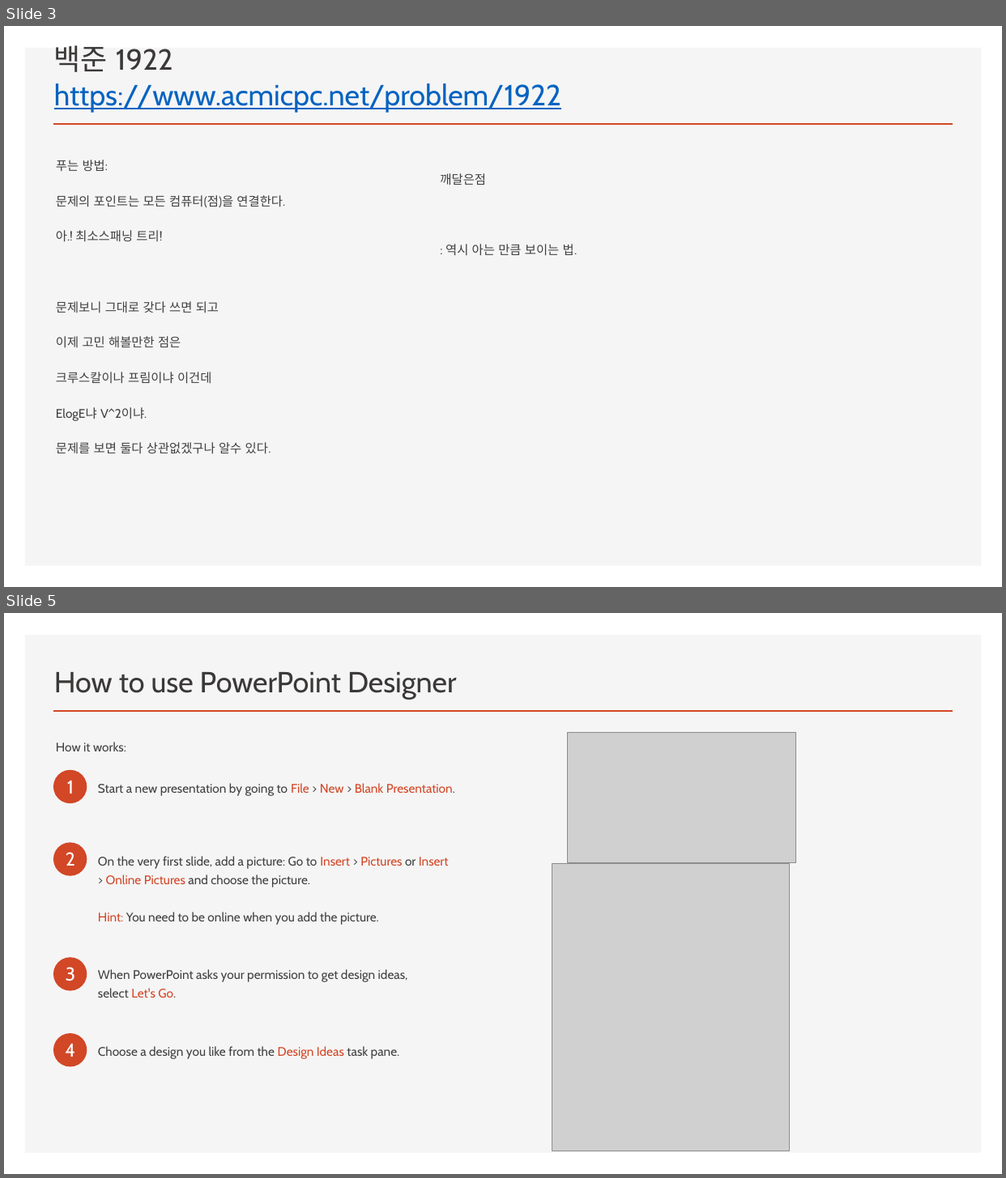
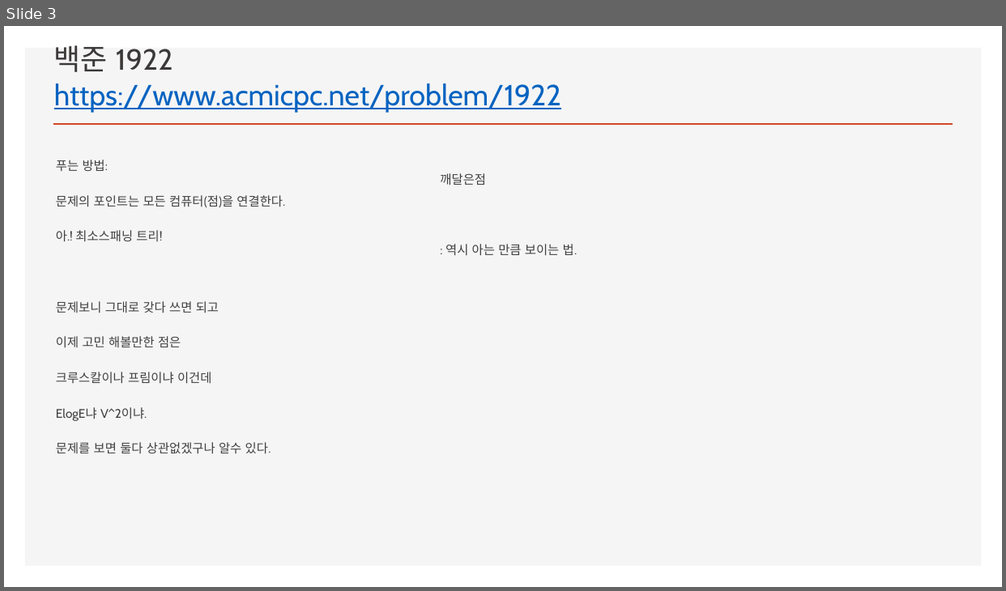
Before and after one commit to ckdgus0505/ACM, a slide deck: PPT 발표자료/이동석 2019년 8월 24일 알고스 문제풀이.pptx. Shown one above the other, each under a label of ours: slides 3 and 5 before the commit, slide 3 after it; the slides between them are not shown. The pictures are 1006x1178 and 1006x591 pixels, drawn with LibreOffice and Linux fonts; fonts in the diff are those of the drawing; grey boxes stand for pictures. Boxes give left, top, right and bottom in pixels: in the first picture for what was removed or moved away, otherwise in the second. Text is boxed around its words. In the diff, an @@ line names an element or a change of style, - is before the commit and + after.

```diff
--- a/PPT 발표자료/이동석 2019년 8월 24일 알고스 문제풀이.pptx
+++ b/PPT 발표자료/이동석 2019년 8월 24일 알고스 문제풀이.pptx
@@ slide 5 removed at [4, 613, 1002, 1174], background #FFFFFF; not listed: 2 template elements that a slide beside it also shows @@
@@ title removed at [54, 672, 457, 699] @@
-How to use PowerPoint Designer
@@ picture removed at [567, 732, 796, 862] @@
@@ text removed at [56, 742, 126, 752] @@
-How it works:
@@ ellipse removed at [53, 770, 87, 804] @@
@@ text removed at [67, 781, 74, 794] @@
-1
@@ text removed at [98, 783, 455, 796] @@
-Start a new presentation by going to File > New > Blank Presentation.
@@ ellipse removed at [53, 843, 87, 876] @@
@@ text removed at [66, 852, 75, 866] @@
-2
@@ text removed at [98, 856, 449, 925] @@
-On the very first slide, add a picture: Go to Insert > Pictures or Insert > Online Pictures and choose the picture.
-Hint: You need to be online when you add the picture.
@@ picture removed at [552, 864, 790, 1151] @@
@@ ellipse removed at [53, 957, 87, 991] @@
@@ text removed at [66, 967, 76, 982] @@
-3
@@ text removed at [98, 969, 408, 998] @@
-When PowerPoint asks your permission to get design ideas, select Let's Go.
@@ ellipse removed at [53, 1033, 87, 1067] @@
@@ text removed at [65, 1044, 75, 1057] @@
-4
@@ text removed at [98, 1046, 400, 1059] @@
-Choose a design you like from the Design Ideas task pane.
```
Also in this commit, not shown: 1 slide changed, 1 slide added, 6 other slides removed.
